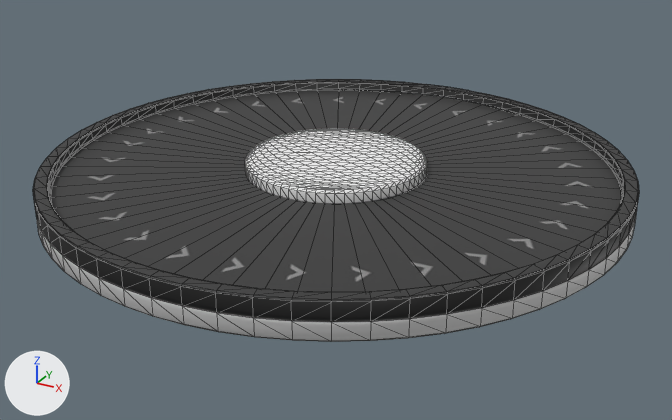
What one commit did to the glTF model static/models/roulette.glb.
The view is the same before and after, from a camera (50 mm lens) standing at (1.81, -3.3, 1.51) and looking at (0.03, -0.06, -0.12). The axes (+X, +Y, +Z) are drawn at lower left. The lights are the same throughout. The older version comes first. Mesh edges are drawn as thin lines. Vertices at exactly the same position are counted once.

The first picture shows 'Roulette_v2_Base', 'Roulette_v2_Center Border', 'Roulette_v2_Spinner'.
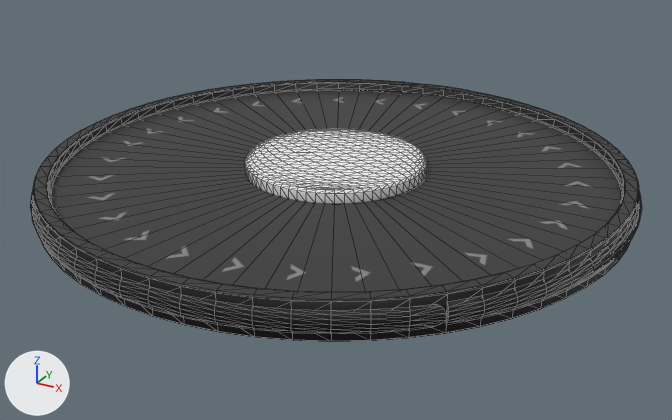
Commit message: updated roulette magic numbers, added new model of roulette

What differs and where, as boxes [x1, y1, x2, y2] in the pictures (672 x 420 px):
'Roulette_v2_Base', reshaped: before [33, 79, 639, 342]; after [31, 79, 642, 342]
'Roulette_v3_UIstrip', added: after [30, 201, 446, 334]
part 1 of me_cylinder_001, added (mostly hidden): after [31, 191, 642, 325]
part 2 of me_cylinder_001, recoloured: [33, 190, 639, 342] in both

Patch to the scene script:
```diff
--- a/static/models/roulette.glb.py
+++ b/static/models/roulette.glb.py
@@ img_roulette_v3_normal @@
+img_roulette_v3_normal = load_image('Roulette_v3_Normal', '_unpacked/Roulette_v3_Normal', 2048, 2048, 'Non-Color')
@@ img_roulette_v3_albedo @@
+img_roulette_v3_albedo = load_image('Roulette_v3_Albedo', '_unpacked/Roulette_v3_Albedo', 2048, 2048, 'sRGB')
@@ img_roulette_v3_uistrip @@
+img_roulette_v3_uistrip = load_image('Roulette_v3-UIstrip', '_unpacked/Roulette_v3-UIstrip', 512, 512, 'sRGB')
@@ mat_roulette_v3 @@
+mat_roulette_v3 = bpy.data.materials.new('Roulette_v3')
+# uses the picture img_roulette_v3_albedo
+# uses the picture img_roulette_v3_normal
@@ mat_roulette_v3_uistrip @@
+mat_roulette_v3_uistrip = bpy.data.materials.new('Roulette_v3-UIstrip')
+# uses the picture img_roulette_v3_uistrip
@@ me_cylinder_001 @@
 # used by ob_roulette_v2_base; location = (0.0, 0.0, 0.0)
-me_cylinder_001.from_pydata(...)  # 576 vertices, 1024 faces; spans x -1.25..1.25, y -1.25..1.25, z -0.05..0.1
+me_cylinder_001.from_pydata(...)  # 925 vertices, 1616 faces; spans x -1.27..1.27, y -1.25..1.27, z -0.05..0.1
+# me_cylinder_001 part 1: a new loose piece of 349 vertices spanning x -1.27..1.27, y -0.9..1.27, z -0.02..0.07, in mat_roulette_v3
+# me_cylinder_001 part 2: 1024 faces spanning x -1.25..1.25, y -1.25..1.25, z -0.05..0.1 switch from mat_roulette_v2 to mat_roulette_v3
@@ me_cylinder_007 @@
+me_cylinder_007.from_pydata(...)  # 127 vertices, 200 faces; spans x -0.89..0.89, y -1.27..-0.9, z -0.02..0.07
+me_cylinder_007.materials.append(mat_roulette_v3_uistrip)
@@ ob_roulette_v3_uistrip @@
+ob_roulette_v3_uistrip = bpy.data.objects.new('Roulette_v3_UIstrip', me_cylinder_007)
+ob_roulette_v3_uistrip.location = (0.0, 0.0, 0.0)
```
